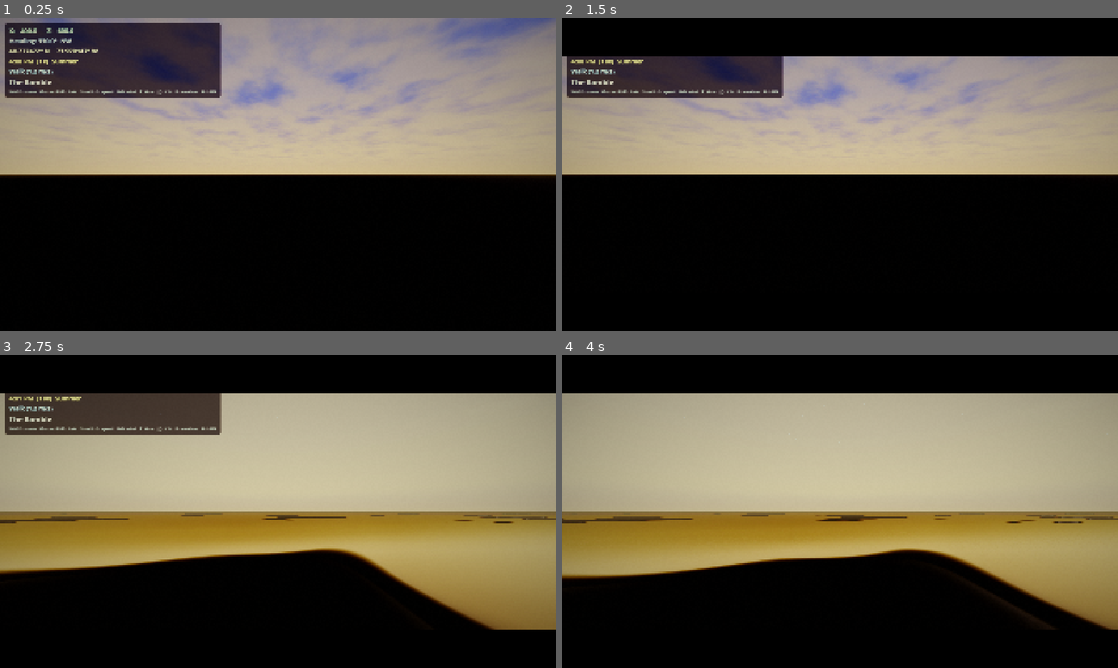
Above: before the commit, frames 1-4 (two rows, left to right).
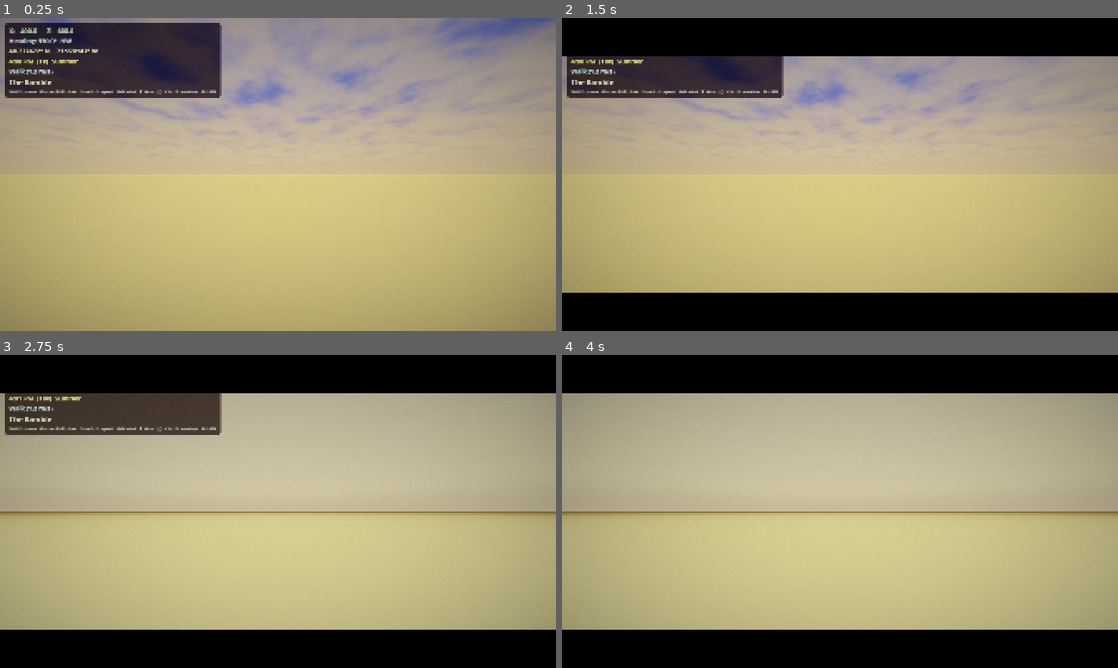
Above: after the commit, the same moments.

Repository: Central-Park-Walk/central-park-walk
Game: Godot game, scene res://main.tscn
Two runs of this game, one before a commit and one after it. Both use one fixed random seed, a clock stepped at 60 frames per second and the inputs below.
Inputs (mouse positions are in pixels of both pictures, inside the frame that each line leads up to):
- Up to frame 1 (0.25 s): no input
- Up to frame 2 (1.5 s): tap Enter at 0.5 s; move the mouse to (962, 158) at 0.52 s; hold D 0.53-1.28 s; tap T at 0.6 s; click (962, 158) at 0.67 s; tap Space at 1.25 s; move the mouse to (728, 190) at 1.27 s; hold S from 1.28 s (still down); tap L at 1.35 s
- Up to frame 3 (2.75 s): tap Enter at 2 s; move the mouse to (333, 442) at 2.02 s; release S at 2.03 s; hold D from 2.03 s (still down); tap P at 2.1 s
- Up to frame 4 (4 s): move the mouse to (812, 574) at 2.77 s; release D at 2.78 s; hold W 2.78-3.53 s; tap G at 2.85 s; click (812, 574) at 2.92 s; move the mouse to (1006, 558) at 3.52 s; hold A from 3.53 s (still down); tap H at 3.6 s

The runs differ from the first frame. In frame 1, 50% of the frame differs, in the area x 0-100%, y 50-100%; in frame 2, 38%; in frame 3, 37%; in frame 4, 37%.

Commit message:
Add world atlas surface type rendering to terrain shader for distinct paths
Paths are now visually distinct from grass: paved paths get asphalt texture,
unpaved trails get gravel texture. The 8K world atlas R channel (surface types)
is extracted and passed as a GPU texture to the terrain shader. Edge softening
via neighbor sampling creates natural grass-to-path transitions. Atlas rock
type (7) also strengthens rock rendering on flat exposed bedrock outcrops.

Co-Authored-By: Claude Opus 4.6 <noreply@anthropic.com>

Diff:
--- a/main.gd
+++ b/main.gd
@@ -192,6 +192,8 @@
 		print("main: landuse map: %d ms" % (Time.get_ticks_msec() - _mt)); _mt = Time.get_ticks_msec()
 		_apply_structure_mask()
 		print("main: structure mask: %d ms" % (Time.get_ticks_msec() - _mt)); _mt = Time.get_ticks_msec()
+		_apply_surface_atlas()
+		print("main: surface atlas: %d ms" % (Time.get_ticks_msec() - _mt)); _mt = Time.get_ticks_msec()
 	_player = _setup_player()
 	if _park_loader and _park_loader.boundary_polygon.size() > 2:
 		_player.boundary_polygon = _park_loader.boundary_polygon
@@ -1831,6 +1833,33 @@
 	print("Terrain: structure mask applied (%dx%d)" % [img.get_width(), img.get_height()])
 
 
+func _apply_surface_atlas() -> void:
+	## Extract the R channel (surface type) from world_atlas.bin and pass it to the
+	## terrain shader as an 8K texture. This lets the shader distinguish paths (2,3),
+	## water (4), buildings (5), bridges (6), and rock (7) from grass (1).
+	if not _park_loader or _park_loader._atlas_data.is_empty():
+		return
+	var res: int = _park_loader._atlas_res
+	var atlas: PackedByteArray = _park_loader._atlas_data
+	# Extract R channel only (every other byte in RG8 data)
+	var r_data := PackedByteArray()
+	r_data.resize(res * res)
+	for i in range(res * res):
+		r_data[i] = atlas[i * 2]
+	var img := Image.create_from_data(res, res, false, Image.FORMAT_R8, r_data)
+	var atlas_tex := ImageTexture.create_from_image(img)
+	_terrain_mat.set_shader_parameter("surface_atlas", atlas_tex)
+	# Count path pixels for diagnostics
+	var paved := 0
+	var unpaved := 0
+	for i in range(res * res):
+		if r_data[i] == 2:
+			paved += 1
+		elif r_data[i] == 3:
+			unpaved += 1
+	print("Terrain: surface atlas %dx%d — %d paved, %d unpaved path cells" % [res, res, paved, unpaved])
+
+
 # ---------------------------------------------------------------------------
 # Player
 # ---------------------------------------------------------------------------
--- a/shaders/terrain.gdshader
+++ b/shaders/terrain.gdshader
@@ -66,6 +66,10 @@
 
 // Structure mask from LiDAR (HH - BE difference): 0=ground, 1-254=height in half-feet
 uniform sampler2D structure_mask : filter_linear, repeat_disable;
+
+// World atlas surface type (R channel from world_atlas.bin, 8K):
+// 0=outside, 1=grass, 2=paved_path, 3=unpaved_path, 4=water, 5=building, 6=bridge, 7=rock
+uniform sampler2D surface_atlas : filter_nearest, repeat_disable;
 
 varying vec3 world_pos;
 
@@ -242,6 +246,67 @@
 		grass_rgh = mix(grass_rgh, d_rgh, dirt_blend);
 	}
 
+	// --- Paths from world atlas: paved (2) and unpaved (3) surfaces ---
+	// This makes paths visually distinct from grass — the biggest single visual improvement.
+	float atlas_val = texture(surface_atlas, splat_uv).r * 255.0;
+	int surface_type = int(atlas_val + 0.5);
+	bool is_paved = (surface_type == 2 || surface_type == 6);   // paved path or bridge deck
+	bool is_unpaved = (surface_type == 3);
+	if (is_paved && slope < 0.20) {
+		// Asphalt paving — dark gray, slightly rough
+		vec2 puv = world_pos.xz / path_tile_m;
+		vec3 p_alb = texture(path_alb_arr, vec3(puv, 0.0)).rgb;  // layer 0 = Asphalt
+		vec3 p_nrm = texture(path_nrm_arr, vec3(puv, 0.0)).rgb;
+		float p_rgh = clamp(texture(path_rgh_arr, vec3(puv, 0.0)).r + 0.05, 0.0, 1.0);
+		// NYC Parks asphalt: medium gray, worn smooth by foot traffic
+		p_alb *= vec3(0.52, 0.50, 0.48);
+		// Subtle patchy wear — lighter in high-traffic center
+		float wear = fbm(world_pos.xz * 0.05, 2);
+		p_alb *= (0.92 + wear * 0.16);
+		// Edge softening: blend with surrounding grass at path borders
+		// Sample atlas neighbors to detect path-grass boundary
+		float edge_n = texture(surface_atlas, splat_uv + vec2(0.0, -htexel * 2.0)).r * 255.0;
+		float edge_s = texture(surface_atlas, splat_uv + vec2(0.0,  htexel * 2.0)).r * 255.0;
+		float edge_e = texture(surface_atlas, splat_uv + vec2( htexel * 2.0, 0.0)).r * 255.0;
+		float edge_w = texture(surface_atlas, splat_uv + vec2(-htexel * 2.0, 0.0)).r * 255.0;
+		float neighbors_path = 0.0;
+		if (int(edge_n + 0.5) == 2 || int(edge_n + 0.5) == 6) neighbors_path += 1.0;
+		if (int(edge_s + 0.5) == 2 || int(edge_s + 0.5) == 6) neighbors_path += 1.0;
+		if (int(edge_e + 0.5) == 2 || int(edge_e + 0.5) == 6) neighbors_path += 1.0;
+		if (int(edge_w + 0.5) == 2 || int(edge_w + 0.5) == 6) neighbors_path += 1.0;
+		// Full blend at path center (4 neighbors also path), softer at edges
+		float path_blend = clamp(neighbors_path * 0.25 + 0.15 + edge_noise * 0.1, 0.0, 1.0);
+		grass_alb = mix(grass_alb, p_alb, path_blend);
+		grass_nrm = mix(grass_nrm, p_nrm, path_blend);
+		grass_rgh = mix(grass_rgh, p_rgh, path_blend);
+	}
+	if (is_unpaved && slope < 0.20) {
+		// Unpaved trail: compacted gravel/dirt — brown-gray
+		vec2 puv = world_pos.xz / path_tile_m;
+		vec3 p_alb = texture(path_alb_arr, vec3(puv, 3.0)).rgb;  // layer 3 = Gravel
+		vec3 p_nrm = texture(path_nrm_arr, vec3(puv, 3.0)).rgb;
+		float p_rgh = clamp(texture(path_rgh_arr, vec3(puv, 3.0)).r + 0.08, 0.0, 1.0);
+		// Compacted earth tone: warm brown-gray
+		p_alb *= vec3(0.55, 0.48, 0.40);
+		// Foot traffic variation
+		float wear = fbm(world_pos.xz * 0.04, 2);
+		p_alb *= (0.90 + wear * 0.20);
+		// Edge softening (same neighbor sampling)
+		float edge_n = texture(surface_atlas, splat_uv + vec2(0.0, -htexel * 2.0)).r * 255.0;
+		float edge_s = texture(surface_atlas, splat_uv + vec2(0.0,  htexel * 2.0)).r * 255.0;
+		float edge_e = texture(surface_atlas, splat_uv + vec2( htexel * 2.0, 0.0)).r * 255.0;
+		float edge_w = texture(surface_atlas, splat_uv + vec2(-htexel * 2.0, 0.0)).r * 255.0;
+		float neighbors_path = 0.0;
+		if (int(edge_n + 0.5) == 3) neighbors_path += 1.0;
+		if (int(edge_s + 0.5) == 3) neighbors_path += 1.0;
+		if (int(edge_e + 0.5) == 3) neighbors_path += 1.0;
+		if (int(edge_w + 0.5) == 3) neighbors_path += 1.0;
+		float path_blend = clamp(neighbors_path * 0.25 + 0.15 + edge_noise * 0.1, 0.0, 1.0);
+		grass_alb = mix(grass_alb, p_alb, path_blend);
+		grass_nrm = mix(grass_nrm, p_nrm, path_blend);
+		grass_rgh = mix(grass_rgh, p_rgh, path_blend);
+	}
+
 	// Running track zones(9): distinctive reddish-brown cinder surface
 	// The Reservoir track is NYC's most iconic running loop
 	if (zone_id == 9) {
@@ -281,12 +346,16 @@
 		grass_rgh = 0.95;
 	}
 
-	// Rock on steep slopes — Manhattan schist outcrops
+	// Rock on steep slopes + atlas rock (type 7) — Manhattan schist outcrops
 	// Schist: gray base + mica sparkle (slight specular) + rusty weathering patches
 	// LiDAR at 2.4m/cell smooths real slopes significantly, so use low thresholds.
 	float slope = 1.0 - terrain_n.y;  // 0=flat, 1=vertical
 	float rock_noise = fbm(world_pos.xz * 0.05, 2) * 0.06;
 	float rock_blend = smoothstep(0.10, 0.25, slope + rock_noise);
+	// Atlas surface type 7 = rock: boost rock blend for flat exposed bedrock
+	if (surface_type == 7) {
+		rock_blend = max(rock_blend, 0.85);
+	}
 	float rock_specular = 0.0;
 	if (rock_blend > 0.01) {
 		vec2 ruv = world_pos.xz / rock_tile_m;
